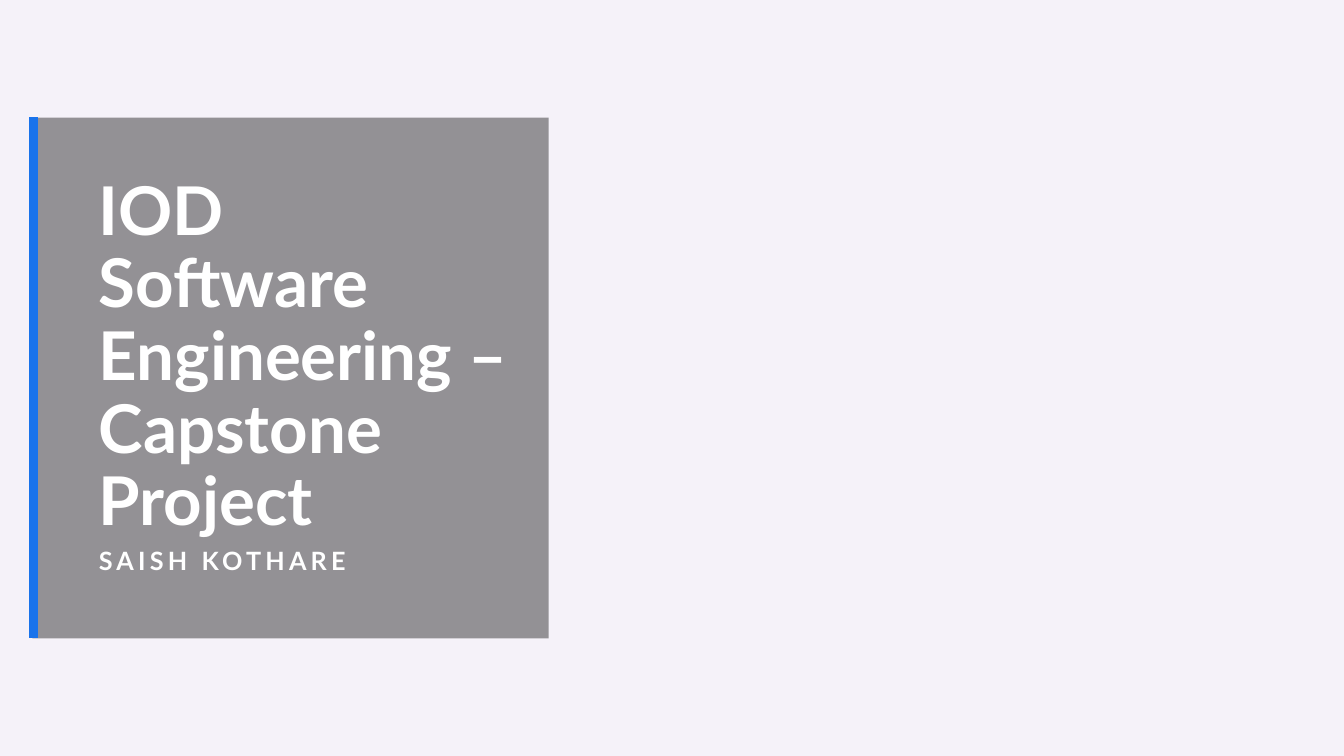
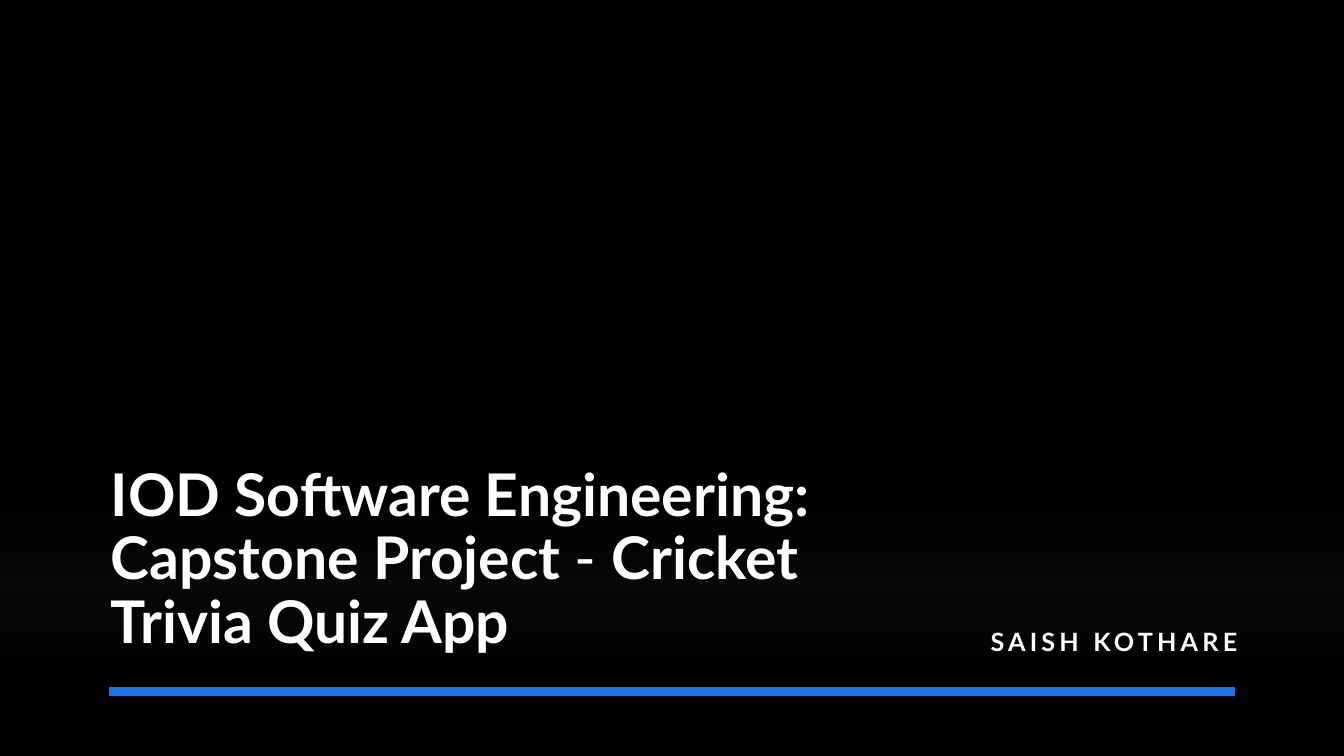
Before and after one commit to saishk98/IoD-CapstoneProject, a slide deck: slide 1 of SE Capstone Project Presentation - Saish Kothare.pptx. Drawn at 1344x756 pixels with LibreOffice and Linux fonts; fonts in the diff are those of the drawing; background and template pictures are left out. Boxes give left, top, right and bottom in pixels: in the first picture for what was removed or moved away, otherwise in the second. Text is boxed around its words. In the diff, an @@ line names an element or a change of style, - is before the commit and + after.

```diff
--- a/SE Capstone Project Presentation - Saish Kothare.pptx
+++ b/SE Capstone Project Presentation - Saish Kothare.pptx
@@ background #0D1C3B to picture (left out) @@
@@ rectangle removed at (x1=32, y1=118, x2=548, y2=639) @@
@@ line removed from (33, 117) to (33, 638) @@
@@ rectangle added at (x1=0, y1=301, x2=1344, y2=756), fill gradient #000000 to #0E0D12 @@
@@ title "IOD Software Engineering: Capstone Project ..." at (x1=111, y1=472, x2=810, y2=653): vertical alignment top to bottom @@
@@ title at (x1=111, y1=472, x2=810, y2=653): text changed; size 48 to 42 pt @@
-IOD Software Engineering – Capstone Project
+IOD Software Engineering: Capstone Project - Cricket Trivia Quiz App
@@ subtitle "SAISH KOTHARE" moved from (x1=99, y1=551, x2=346, y2=570) to (x1=991, y1=632, x2=1237, y2=652) @@
@@ subtitle "SAISH KOTHARE" at (x1=991, y1=632, x2=1237, y2=652): alignment left to right @@
@@ line added from (110, 692) to (1235, 692), #1973EB 6 pt @@
```
Also in this commit, not shown: 1 other slide changed, 1 other file.
